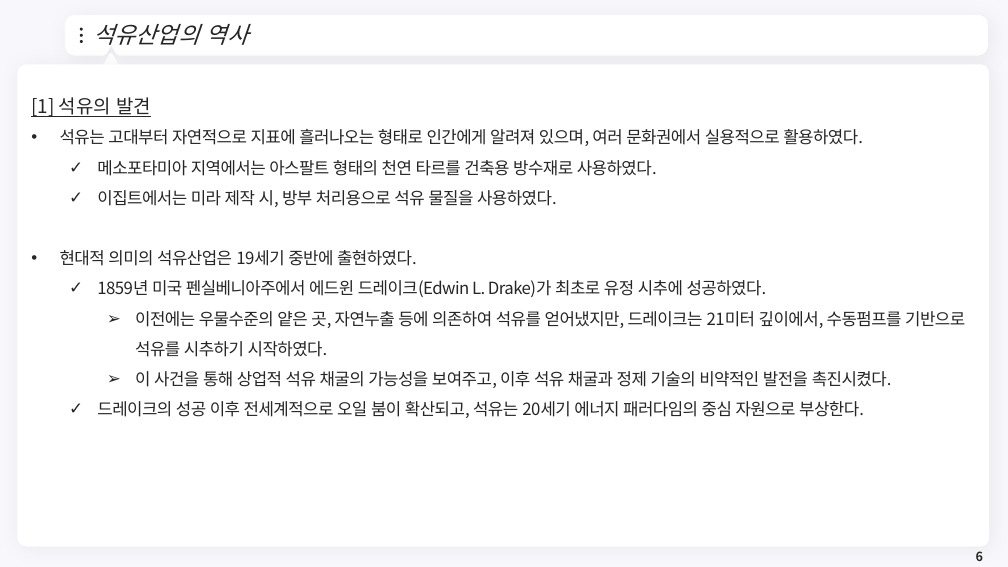
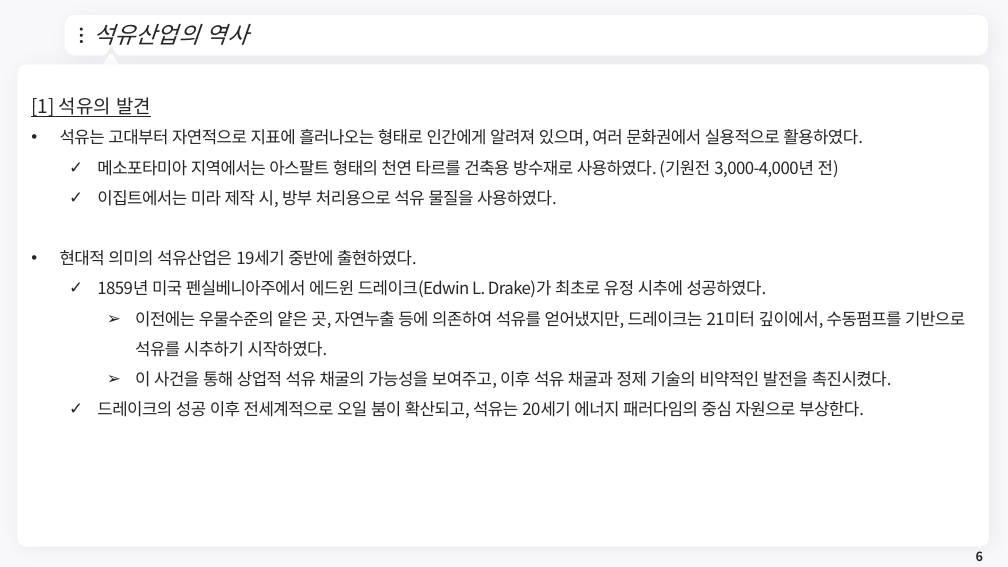
Before and after one commit to meandthey/Teaching, a slide deck: slide 6 of 에너지경제학/자원에너지경제학_Chapter_3 (석유).pptx. Drawn at 1008x567 pixels with LibreOffice and Linux fonts; fonts in the diff are those of the drawing; background and template pictures are left out. Boxes give left, top, right and bottom in pixels: in the first picture for what was removed or moved away, otherwise in the second. Text is boxed around its words. In the diff, an @@ line names an element or a change of style, - is before the commit and + after.

```diff
--- a/에너지경제학/자원에너지경제학_Chapter_3 (석유).pptx
+++ b/에너지경제학/자원에너지경제학_Chapter_3 (석유).pptx
@@ text at bbox=[97, 160, 839, 177]: text changed @@
-  ✓ 메소포타미아 지역에서는 아스팔트 형태의 천연 타르를 건축용 방수재로 사용하였다.
+  ✓ 메소포타미아 지역에서는 아스팔트 형태의 천연 타르를 건축용 방수재로 사용하였다. (기원전 3,000-4,000년 전)
```
Also in this commit, not shown: 7 other slides changed, 14 other files.
